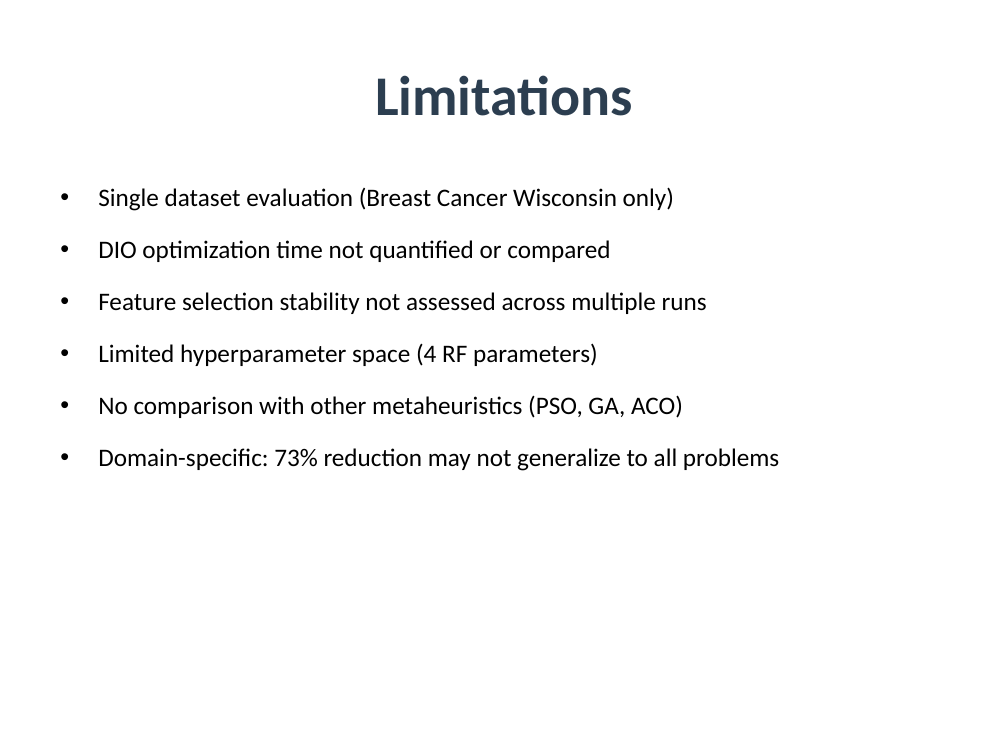
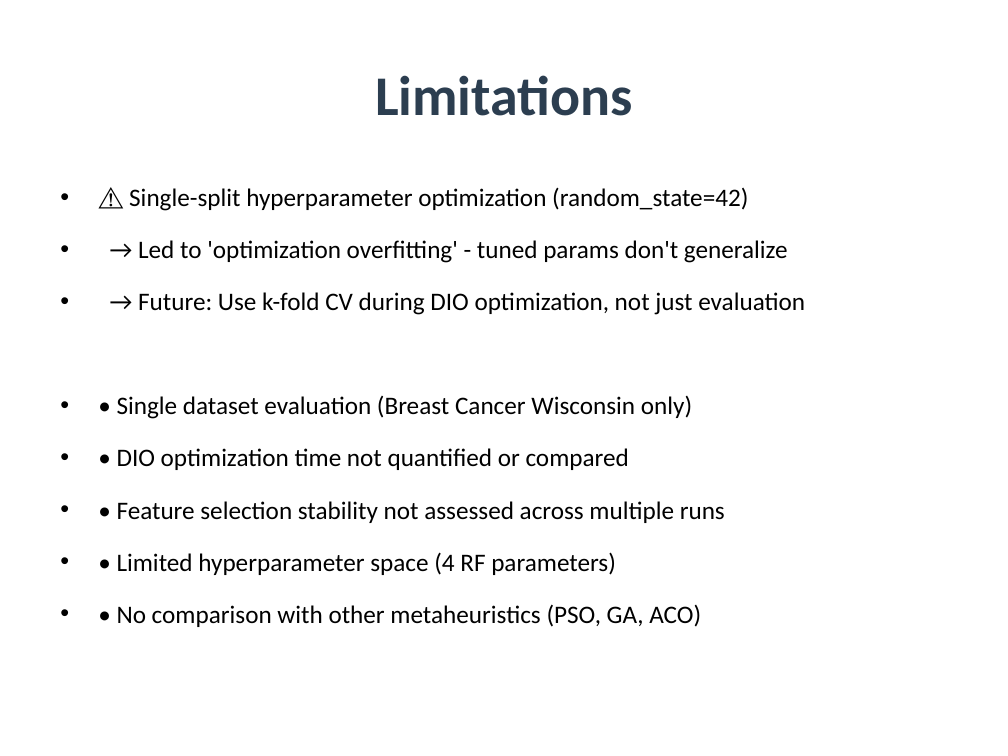
Before and after one commit to amine-dubs/dio-optimization, a slide deck: slide 18 of Presentation/DIO_Research_Presentation.pptx. Drawn at 1008x756 pixels with LibreOffice and Linux fonts; fonts in the diff are those of the drawing. Boxes give left, top, right and bottom in pixels: in the first picture for what was removed or moved away, otherwise in the second. Text is boxed around its words. In the diff, an @@ line names an element or a change of style, - is before the commit and + after.

Commit message:
Add optimization overfitting analysis to report and presentation
- Updated report.tex with new section explaining why DIO-optimized hyperparameters performed worse than defaults
- Identified root cause: single-split optimization (random_state=42) led to meta-overfitting
- Key insight: Feature selection (73% reduction) was the real contribution, NOT hyperparameter tuning
- Updated presentation slides to reflect this critical finding
- Moved CV recommendation to #1 priority in future work
- Enhanced limitations section with detailed explanation of optimization overfitting
- This is scientifically valuable finding - demonstrates importance of CV during optimization

```diff
--- a/Presentation/DIO_Research_Presentation.pptx
+++ b/Presentation/DIO_Research_Presentation.pptx
@@ text at (117, 187, 805, 627): text changed @@
-• Single dataset evaluation (Breast Cancer Wisconsin only)
-• DIO optimization time not quantified or compared
-• Feature selection stability not assessed across multiple runs
-• Limited hyperparameter space (4 RF parameters)
-• No comparison with other metaheuristics (PSO, GA, ACO)
-• Domain-specific: 73% reduction may not generalize to all problems
+• ⚠ Single-split hyperparameter optimization (random_state=42)
+• → Led to 'optimization overfitting' - tuned params don't generalize
+• → Future: Use k-fold CV during DIO optimization, not just evaluation
+• • Single dataset evaluation (Breast Cancer Wisconsin only)
+• • DIO optimization time not quantified or compared
+• • Feature selection stability not assessed across multiple runs
+• • Limited hyperparameter space (4 RF parameters)
+• • No comparison with other metaheuristics (PSO, GA, ACO)
```
Also in this commit, not shown: 8 other slides changed, 1 slide added, 1 slide removed, 3 other files.
